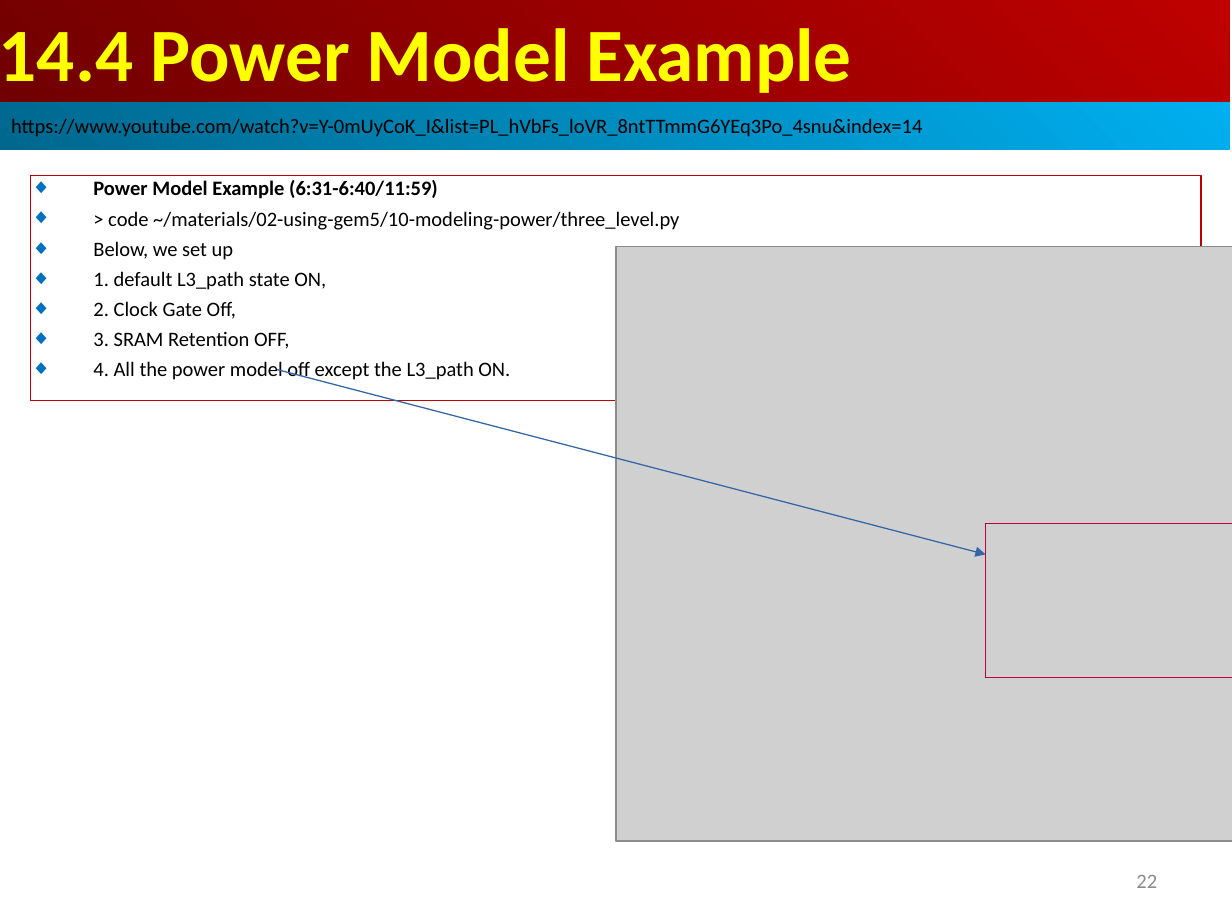
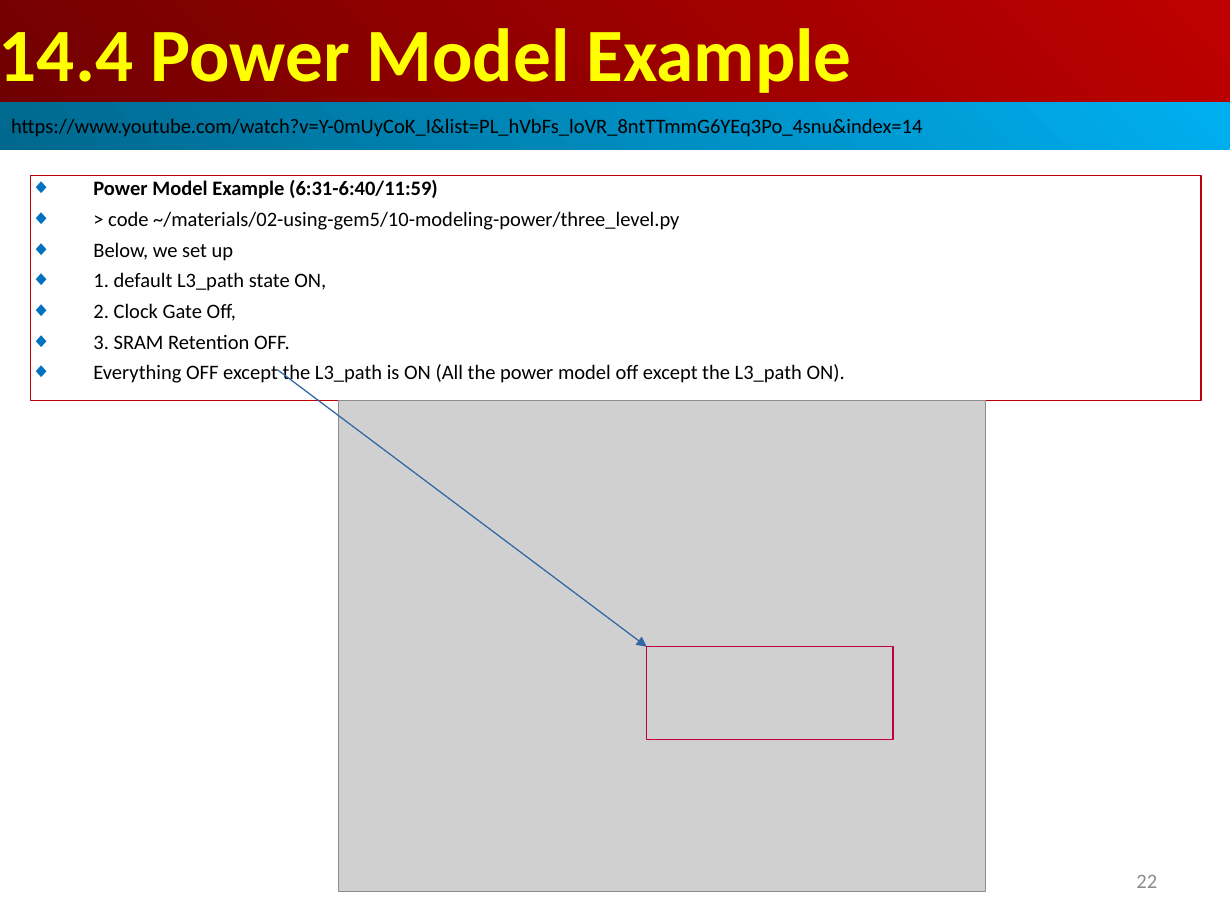
Before and after one commit to peterhchen/AIU_CS850_Gem5_McPAT, a slide deck: slide 22 of 050_Gem5/014.PwrMod/000_Video/014.PowerModel.ppt. Drawn at 1232x924 pixels with LibreOffice and Linux fonts; fonts in the diff are those of the drawing; grey boxes stand for pictures. Boxes give left, top, right and bottom in pixels: in the first picture for what was removed or moved away, otherwise in the second. Text is boxed around its words. In the diff, an @@ line names an element or a change of style, - is before the commit and + after.

```diff
--- a/050_Gem5/014.PwrMod/000_Video/014.PowerModel.ppt
+++ b/050_Gem5/014.PwrMod/000_Video/014.PowerModel.ppt
@@ text in rectangle at <box>93,335,845,385</box>: text changed @@
-◆ 3. SRAM Retention OFF,
-◆ 4. All the power model off except the L3_path ON.
+◆ 3. SRAM Retention OFF.
+◆ Everything OFF except the L3_path is ON (All the power model off except the L3_path ON).
@@ arrow moved from (277, 370) - (986, 554) to (277, 370) - (647, 647) @@
@@ picture: place and size @@
-picture at <box>616,246,1232,841</box>
+picture at <box>339,400,986,892</box>
@@ rectangle removed at <box>986,524,1232,678</box> @@
@@ rectangle added at <box>647,647,893,739</box>, outline #BF0041 0.74 pt @@
```
Also in this commit, not shown: 1 other slide changed, 5 slides added.
